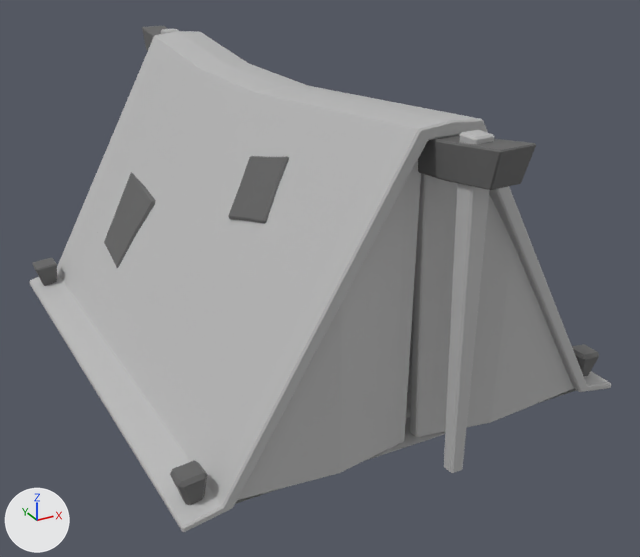
The FBX model CampSquirrels/Assets/Kyparon Assets/tent_v1.fbx, before and after one commit.
Camera for both pictures: a camera (50 mm lens) standing at (-7.38, -14.87, 8.47) and looking at (0.35, -0.82, 1.44). The axes (+X, +Y, +Z) are drawn at lower left. The lights are the same throughout. Where no turn or scale is listed for an object, it has been applied to the vertices.

The first picture shows 'main_pole', 'patch_1', 'patch_2', 'short_back_stakes', 'tall_stakes', 'tent_cloth', 'tent_flaps', 'tent_floor'.
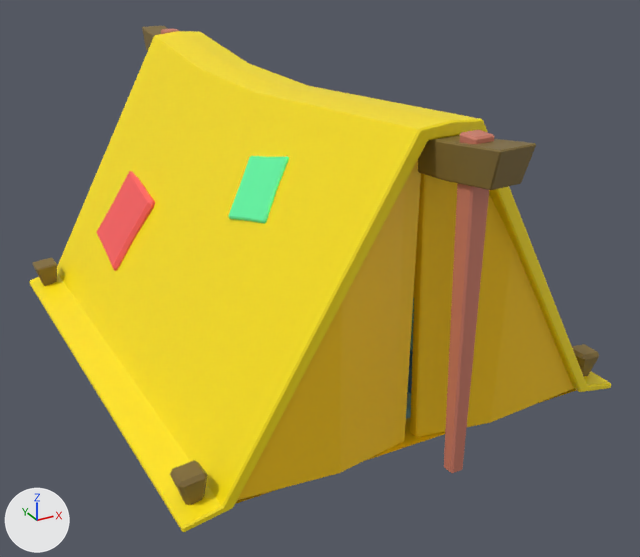
The change, as JSON lines over the scene's bpy script:
```json
{"op": "add", "block": "mat_pine_trunk", "code": ["mat_pine_trunk = principled_material('pine_trunk')", "mat_pine_trunk.base_color = (0.635, 0.208, 0.14)  # orange #d17e69"]}
{"op": "add", "block": "mat_tent_yellow", "code": ["mat_tent_yellow = principled_material('tent_yellow')", "mat_tent_yellow.base_color = (1.0, 0.782, 0.0)  # yellow #ffe500"]}
{"op": "add", "block": "mat_patch_4", "code": ["mat_patch_4 = principled_material('patch_4')", "mat_patch_4.base_color = (0.13, 1.0, 0.396)  # green #65ffa9"]}
{"op": "add", "block": "mat_patch_3", "code": ["mat_patch_3 = principled_material('patch_3')", "mat_patch_3.base_color = (1.0, 0.117, 0.117)  # red #ff6060"]}
{"op": "add", "block": "mat_tent_orange", "code": ["mat_tent_orange = principled_material('tent_orange')", "mat_tent_orange.base_color = (1.0, 0.607, 0.0)  # yellow #ffcc00"]}
{"block": "me_mesh_005", "where": "me_mesh_005.from_pydata(...)  # 64 vertices, 66 faces; spans x -0.42..0.42, y -0.707..0.707, z -0.616..0.616"}
{"op": "remove", "block": "me_mesh_005", "code": "me_mesh_005.materials.append(mat_lambert2)  # dark grey #626262"}
{"op": "add", "block": "me_mesh_005", "code": "me_mesh_005.materials.append(mat_patch_4)  # green #65ffa9"}
{"block": "me_mesh_004", "where": "me_mesh_004.from_pydata(...)  # 64 vertices, 66 faces; spans x -0.52..0.52, y -0.96..0.96, z -0.85..0.85"}
{"op": "remove", "block": "me_mesh_004", "code": "me_mesh_004.materials.append(mat_lambert2)  # dark grey #626262"}
{"op": "add", "block": "me_mesh_004", "code": "me_mesh_004.materials.append(mat_patch_3)  # red #ff6060"}
{"block": "me_mesh_007", "where": "me_mesh_007.from_pydata(...)  # 121 vertices, 100 faces; spans x -3.65..3.65, y -4.72..4.72, z 0.0"}
{"op": "remove", "block": "me_mesh_007", "code": "me_mesh_007.materials.append(mat_lambert1)  # grey #bcbcbc"}
{"op": "add", "block": "me_mesh_007", "code": "me_mesh_007.materials.append(mat_tent_orange)  # yellow #ffcc00"}
{"block": "me_mesh_003", "where": "me_mesh_003.from_pydata(...)  # 48 vertices, 52 faces; spans x -0.32..0.32, y -5.77..5.77, z -2.52..2.94"}
{"op": "remove", "block": "me_mesh_003", "code": "me_mesh_003.materials.append(mat_lambert1)  # grey #bcbcbc"}
{"op": "add", "block": "me_mesh_003", "code": "me_mesh_003.materials.append(mat_pine_trunk)  # orange #d17e69"}
{"block": "me_mesh_001", "where": "me_mesh_001.from_pydata(...)  # 188 vertices, 190 faces; spans x -3.44..4.94, y -5.01..5.03, z -2.78..2.69"}
{"op": "remove", "block": "me_mesh_001", "code": "me_mesh_001.materials.append(mat_lambert1)  # grey #bcbcbc"}
{"op": "add", "block": "me_mesh_001", "code": "me_mesh_001.materials.append(mat_tent_yellow)  # yellow #ffe500"}
{"block": "me_mesh_006", "where": "me_mesh_006.from_pydata(...)  # 112 vertices, 116 faces; spans x -3.51..3.51, y -0.1..0.36, z -2.68..2.69"}
{"op": "remove", "block": "me_mesh_006", "code": "me_mesh_006.materials.append(mat_lambert1)  # grey #bcbcbc"}
{"op": "add", "block": "me_mesh_006", "code": "me_mesh_006.materials.append(mat_tent_orange)  # yellow #ffcc00"}
{"op": "set", "path": "ob_patch_1.location", "old": "(-2.41, 2.6, 2.08)", "new": "(-2.46, 2.6, 2.08)"}
```

Location of each change, [x1, y1, x2, y2] in pixels of the pictures (640 x 557 px):
```json
{"object": "tent_cloth", "change": "recoloured", "before": [29, 31, 611, 532], "after": [29, 31, 611, 532], "on screen": "grey to yellow"}
{"object": "tent_flaps", "change": "recoloured", "before": [238, 160, 574, 500], "after": [238, 160, 574, 500], "on screen": "grey to yellow"}
{"object": "tall_stakes", "change": "recoloured", "before": [161, 28, 494, 473], "after": [161, 28, 494, 473]}
{"object": "patch_1", "change": "recoloured, moved", "before": [104, 172, 156, 268], "after": [97, 171, 155, 271]}
{"object": "patch_2", "change": "recoloured", "before": [228, 156, 289, 223], "after": [228, 156, 289, 223], "on screen": "grey to green"}
{"object": "tent_floor", "change": "recoloured", "before": [236, 287, 576, 503], "after": [236, 287, 576, 503], "on screen": "grey to yellow"}
```
